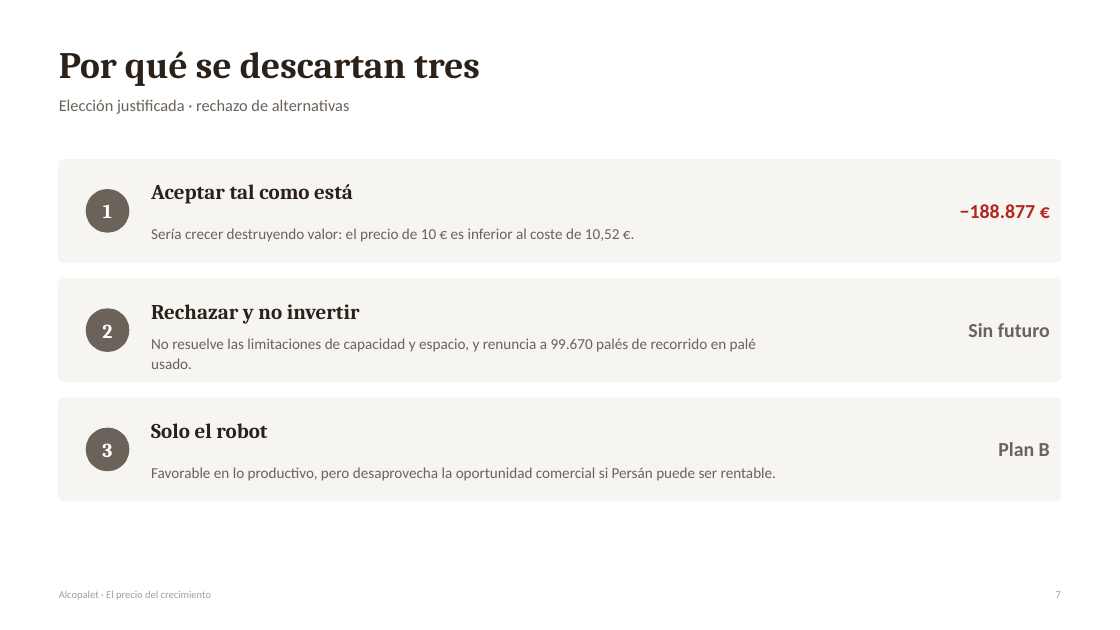
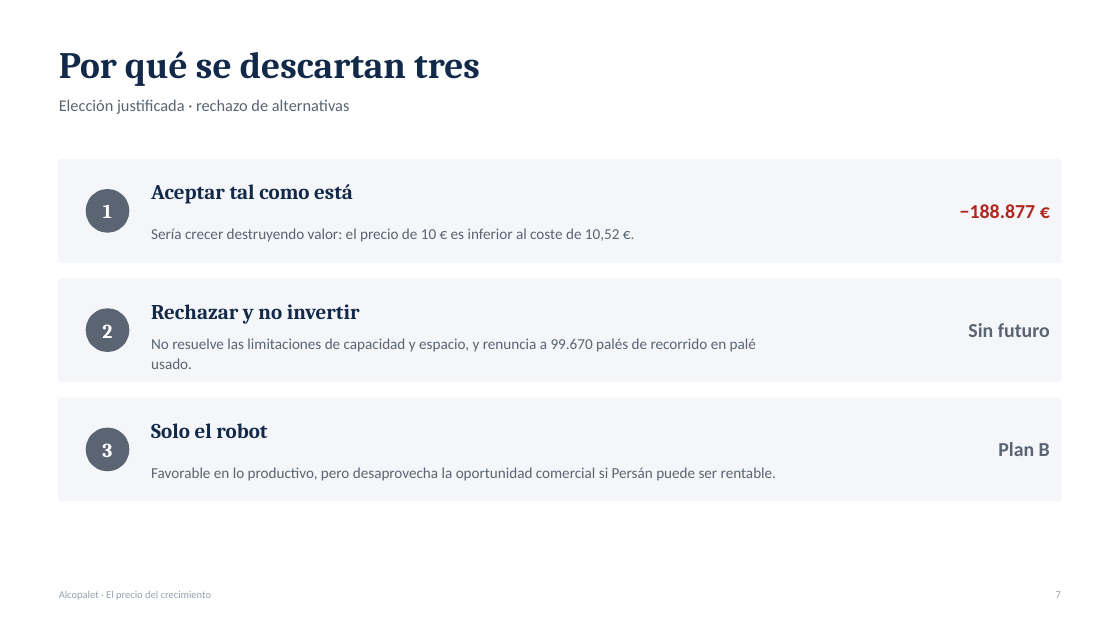
Before and after one commit to daniverdugocal-dot/DANISANTELMO, a slide deck: slide 7 of Alcopalet_Defensa.pptx. Drawn at 1120x630 pixels with LibreOffice and Linux fonts; fonts in the diff are those of the drawing. Boxes give left, top, right and bottom in pixels: in the first picture for what was removed or moved away, otherwise in the second. Text is boxed around its words. In the diff, an @@ line names an element or a change of style, - is before the commit and + after.

```diff
--- a/Alcopalet_Defensa.pptx
+++ b/Alcopalet_Defensa.pptx
@@ fill #F7F5F2 to #F4F6F9; outline #F7F5F2 1 pt to #F4F6F9 1 pt; proportions changed in 3 elements at bbox=[59, 160, 1061, 262], bbox=[59, 279, 1061, 381], bbox=[59, 398, 1061, 501] @@
@@ text colour #2B2118 to #12294A in 4 elements at bbox=[59, 51, 480, 86], bbox=[151, 184, 353, 204], bbox=[151, 304, 360, 324], bbox=[151, 423, 267, 438] @@
@@ fill #6B6259 to #5A6472 in 3 elements at bbox=[86, 189, 129, 233], bbox=[86, 308, 129, 352], bbox=[86, 428, 129, 471] @@
@@ text colour #6B6259 to #5A6472 in 6 elements at bbox=[59, 99, 350, 114], bbox=[151, 228, 620, 242], bbox=[151, 338, 756, 369], bbox=[968, 323, 1050, 337], bbox=[151, 467, 776, 481], bbox=[998, 442, 1050, 456] @@
@@ text "Alcopalet · El precio del ..." at bbox=[59, 591, 211, 600]: text colour #A79E93 to #98A2B0 @@
@@ text "7" at bbox=[1056, 591, 1061, 598]: text colour #A79E93 to #98A2B0 @@
```
Also in this commit, not shown: 11 other slides changed, 1 other file.
